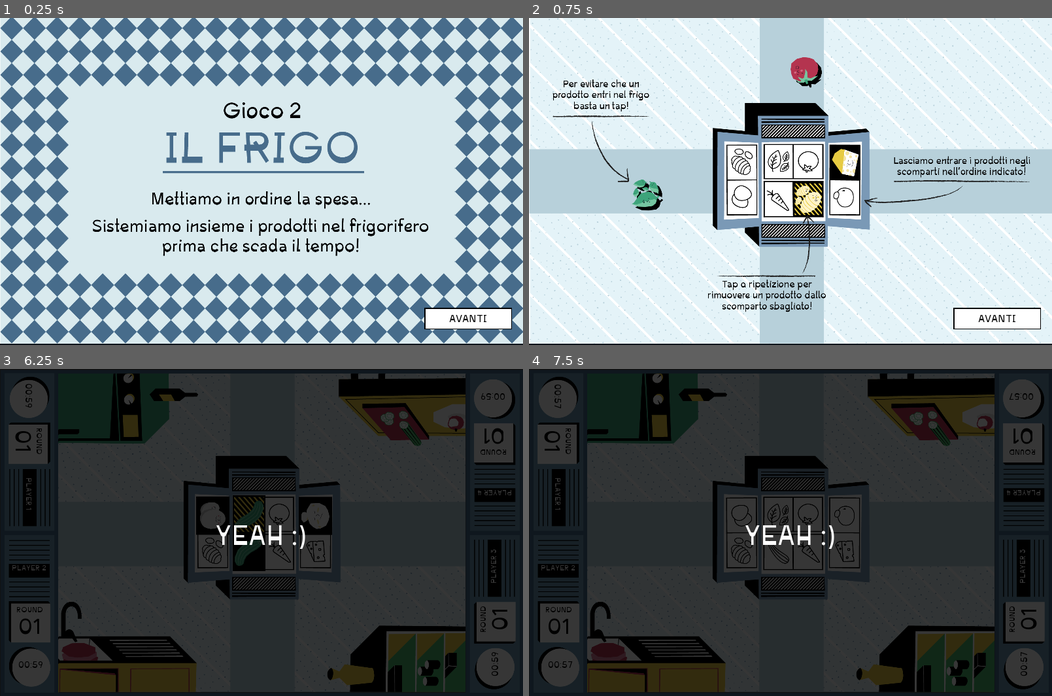
Above: before the commit, frames 1-4 (two rows, left to right).
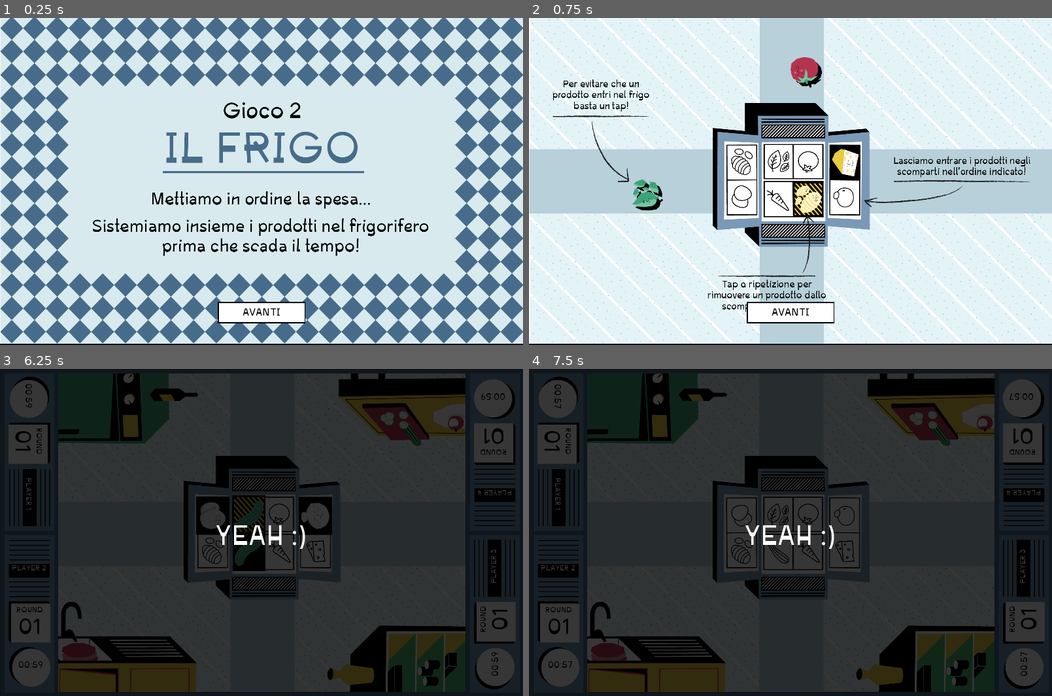
Above: after the commit, the same moments.

Repository: nuco-san/rotary_game
Game: Godot game, scene res://Scenes/Minigiochi/Minigioco_2.tscn
Two runs of this game, one before a commit and one after it. Both use one fixed random seed, a clock stepped at 60 frames per second and the inputs below. This scene is started directly instead of the project's main scene.
Inputs:
- Up to frame 1 (0.25 s): no input
- Up to frame 2 (0.75 s): click "AVANTI" at 0.5 s
- Up to frame 3 (6.25 s): click "AVANTI" at 1.25 s; tap Enter at 2, 4.25 s; tap Space at 2.75 s
- Up to frame 4 (7.5 s): tap Space at 7.25 s

The runs differ from the first frame. In frame 1, 2.2% of the frame differs, in the area x 41-98%, y 86-96%; in frame 2, 2.1%; in frame 3, 0.2%; in frame 4, nothing differs.

Commit message:
risolto bug grafico nel fuoco

Diff:
--- a/Scenes/FoodList.gd
+++ b/Scenes/FoodList.gd
@@ -33,3 +33,7 @@
 		var new_list_item = ListItem.instance()
 		new_list_item.item_name = food
 		$VBoxContainer.add_child(new_list_item)
+
+func untick_all_items():
+	for item in $VBoxContainer.get_children():
+		item.untick()
--- a/Scenes/MinigameSlides.tscn
+++ b/Scenes/MinigameSlides.tscn
@@ -8,14 +8,14 @@
 script = ExtResource( 3 )
 
 [node name="UIButton" parent="." instance=ExtResource( 2 )]
-anchor_left = 1.0
+anchor_left = 0.5
 anchor_top = 1.0
-anchor_right = 1.0
+anchor_right = 0.5
 anchor_bottom = 1.0
-margin_left = -1324.0
-margin_top = -731.0
-margin_right = -1002.0
-margin_bottom = -652.0
+margin_left = -1121.5
+margin_top = -753.0
+margin_right = -799.5
+margin_bottom = -674.0
 text = "AVANTI"
 
 [connection signal="button_pressed" from="UIButton" to="." method="next_slide"]
--- a/Scenes/Minigioco.gd
+++ b/Scenes/Minigioco.gd
@@ -59,6 +59,7 @@
 	stop_minigame()
 	$UI/MinigameCountdown.show()
 	$UI/MinigameCountdown.start_countdown()
+	$UI/FoodList.untick_all_items()
 	if minigame_number == 3:
 		$TrackManagerLeft.change_recipe()
 		$TrackManagerBottom.change_recipe()
@@ -120,6 +121,7 @@
 
 
 func stop_fire_sequence():
+	yield(get_tree().create_timer(0.2), "timeout")
 	fire_time_left = 5
 	$UI/FireTimerLabel.text = str(fire_time_left)
 	$Sfondo_sotto/Fuoco/FireSound.stop()
--- a/Scenes/Minigioco.tscn
+++ b/Scenes/Minigioco.tscn
@@ -45,7 +45,6 @@
 visible = false
 position = Vector2( -7, -25 )
 frames = SubResource( 1 )
-frame = 1
 playing = true
 
 [node name="FireSound" type="AudioStreamPlayer" parent="Sfondo_sotto/Fuoco"]
@@ -73,7 +72,7 @@
 position = Vector2( 8, -588 )
 
 [node name="FoodBackgroundWrong" parent="TrackManagerBottom/FoodTrack_1/FinishingPoint" index="3"]
-frame = 0
+frame = 1
 
 [node name="FoodTrack_2" parent="TrackManagerBottom" index="1"]
 position = Vector2( 117, -1 )
@@ -83,7 +82,7 @@
 position = Vector2( 7, -585 )
 
 [node name="FoodBackgroundWrong" parent="TrackManagerBottom/FoodTrack_2/FinishingPoint" index="3"]
-frame = 0
+frame = 1
 
 [node name="TrackManagerRight" parent="." instance=ExtResource( 3 )]
 position = Vector2( 1797, 539 )
@@ -96,7 +95,7 @@
 position = Vector2( -659, 0 )
 
 [node name="FoodBackgroundWrong" parent="TrackManagerRight/FoodTrack_1/FinishingPoint" index="3"]
-frame = 0
+frame = 1
 
 [node name="FoodTrack_2" parent="TrackManagerRight" index="1"]
 position = Vector2( 0, 133 )
@@ -107,7 +106,7 @@
 position = Vector2( -659, 0 )
 
 [node name="FoodBackgroundWrong" parent="TrackManagerRight/FoodTrack_2/FinishingPoint" index="3"]
-frame = 0
+frame = 1
 
 [node name="TrackManagerTop" parent="." instance=ExtResource( 3 )]
 position = Vector2( 897, -41 )
@@ -120,7 +119,7 @@
 position = Vector2( 8, 578 )
 
 [node name="FoodBackgroundWrong" parent="TrackManagerTop/FoodTrack_1/FinishingPoint" index="3"]
-frame = 0
+frame = 1
 
 [node name="FoodTrack_2" parent="TrackManagerTop" index="1"]
 position = Vector2( 117, -1 )
@@ -131,7 +130,7 @@
 position = Vector2( 7, 581 )
 
 [node name="FoodBackgroundWrong" parent="TrackManagerTop/FoodTrack_2/FinishingPoint" index="3"]
-frame = 0
+frame = 1
 
 [node name="Sfondo_sopra" type="Sprite" parent="."]
 position = Vector2( 961, 610 )
--- a/Scenes/TItleScreen.tscn
+++ b/Scenes/TItleScreen.tscn
@@ -91,7 +91,7 @@
 margin_right = 91.0
 margin_bottom = 54.0
 rect_scale = Vector2( 3, 3 )
-text = "v. 0.1"
+text = "v. 0.11"
 
 [connection signal="button_pressed" from="MainButtons/StoryModeButton" to="." method="start_story_mode"]
 [connection signal="button_pressed" from="MainButtons/LevelSelectionButton" to="." method="show_level_selection"]
